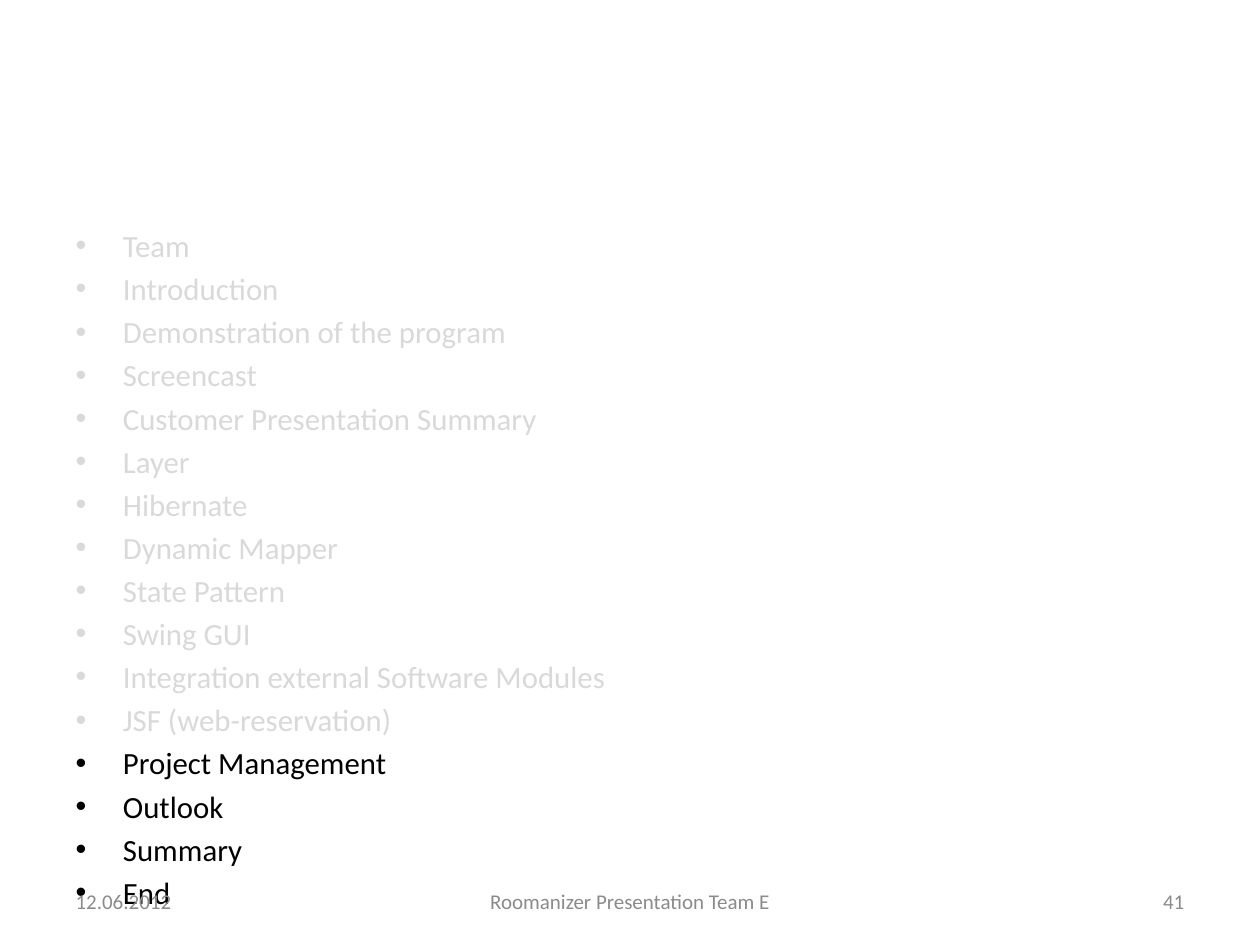
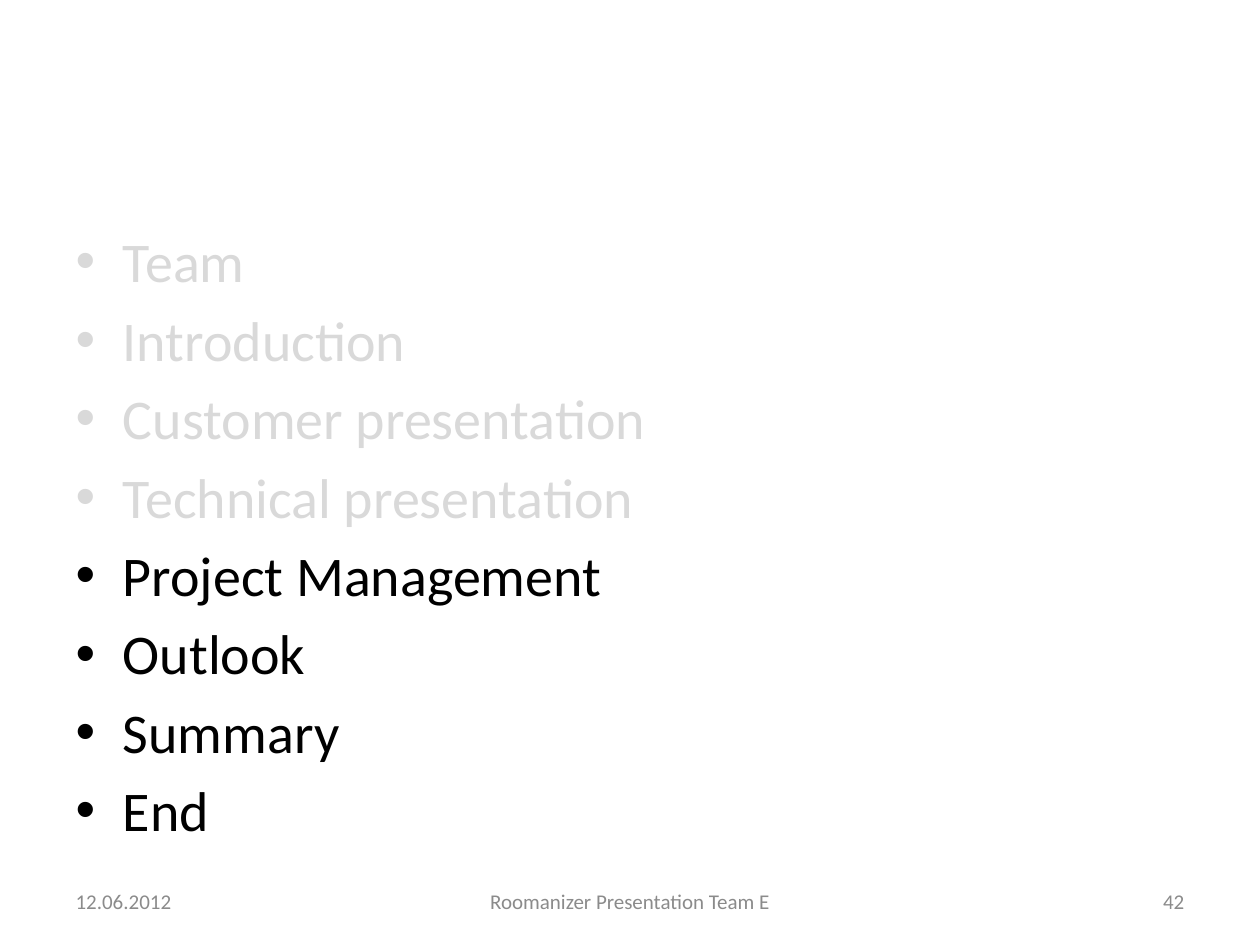
Before and after one commit to markusmo/HotelSoftware, a slide deck: slide 42 of Documentation/Praesentation/PresentationRoomanizer.pptx (slide 41 before the commit). Drawn at 1260x945 pixels with LibreOffice and Linux fonts; fonts in the diff are those of the drawing. Boxes give left, top, right and bottom in pixels: in the first picture for what was removed or moved away, otherwise in the second. Text is boxed around its words. In the diff, an @@ line names an element or a change of style, - is before the commit and + after.

```diff
--- a/Documentation/Praesentation/PresentationRoomanizer.pptx
+++ b/Documentation/Praesentation/PresentationRoomanizer.pptx
@@ text at <box>123,229,601,832</box>: size 17.6 to 32 pt in "Team", "Introduction", "Project Management", "Outlook" and 2 more places; more space between paragraphs @@
@@ text at <box>123,386,645,533</box>: text changed; size 17.6 to 32 pt @@
-• Demonstration of the program
-• Screencast
-• Customer Presentation Summary
-• Layer
-• Hibernate
-• Dynamic Mapper
-• State Pattern
-• Swing GUI
-• Integration external Software Modules
-• JSF (web-reservation)
+• Customer presentation
+• Technical presentation
@@ page number at <box>1163,895,1184,909</box>: text changed @@
-41
+42
```
Also in this commit, not shown: 5 other slides changed, 1 slide added.
